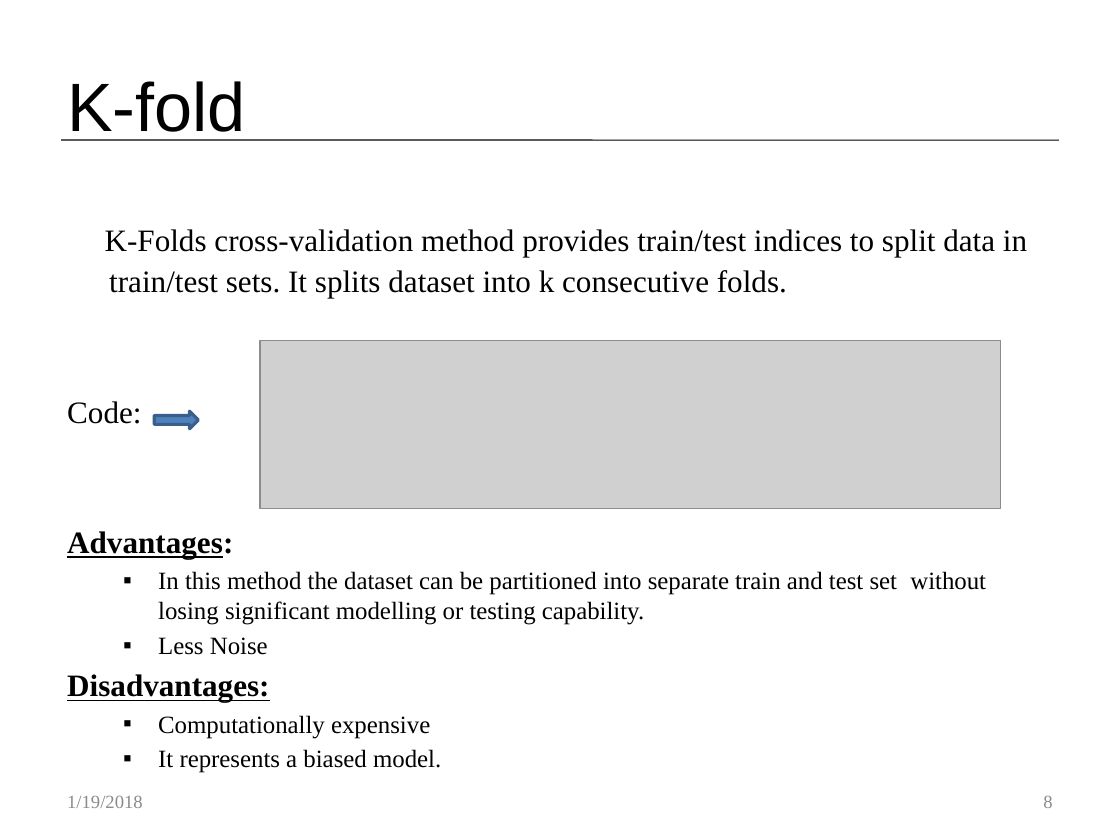
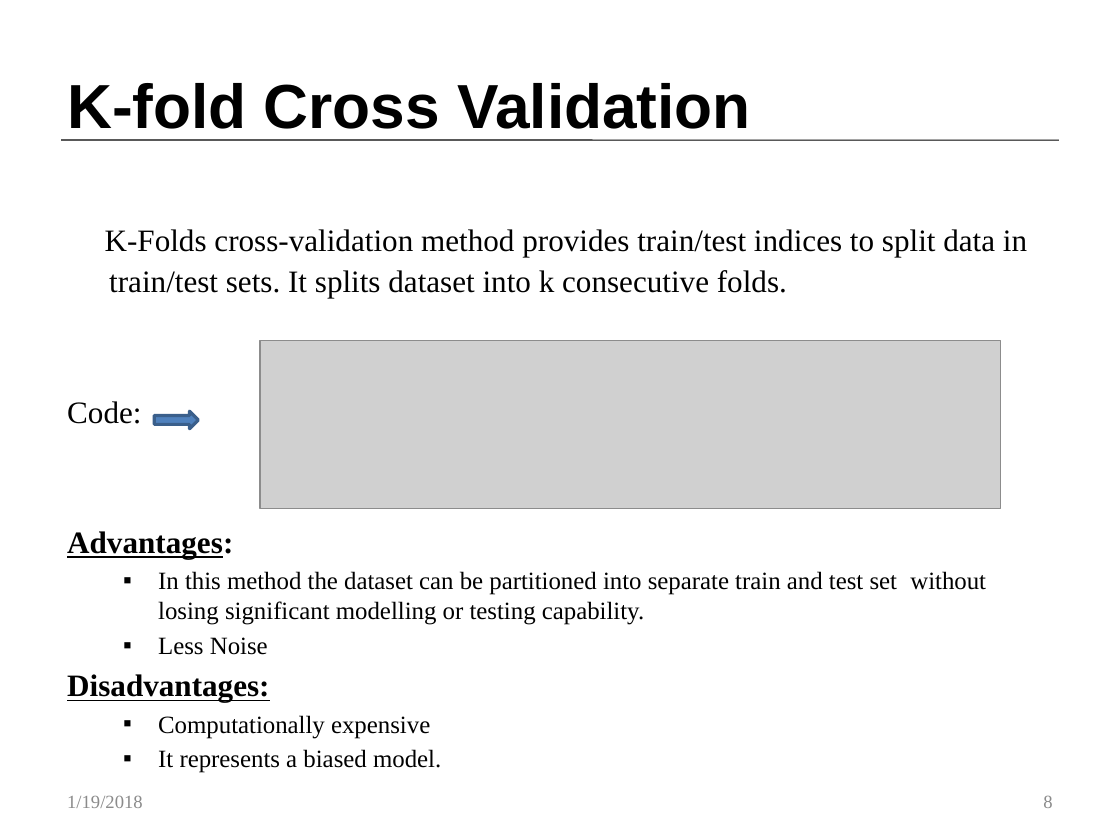
Before and after one commit to Customer-Churn-Prediction/Project-Machine-Learning, a slide deck: slide 8 of Customer Churn Prediction In Telecom Industry.pptx. Drawn at 1120x840 pixels with LibreOffice and Linux fonts; fonts in the diff are those of the drawing; grey boxes stand for pictures. Boxes give left, top, right and bottom in pixels: in the first picture for what was removed or moved away, otherwise in the second. Text is boxed around its words. In the diff, an @@ line names an element or a change of style, - is before the commit and + after.

```diff
--- a/Customer Churn Prediction In Telecom Industry.pptx
+++ b/Customer Churn Prediction In Telecom Industry.pptx
@@ title at [67,83,751,129]: text changed; size 44 to 40 pt; bold on @@
-K-fold
+K-fold Cross Validation
```
Also in this commit, not shown: 14 other slides changed.
